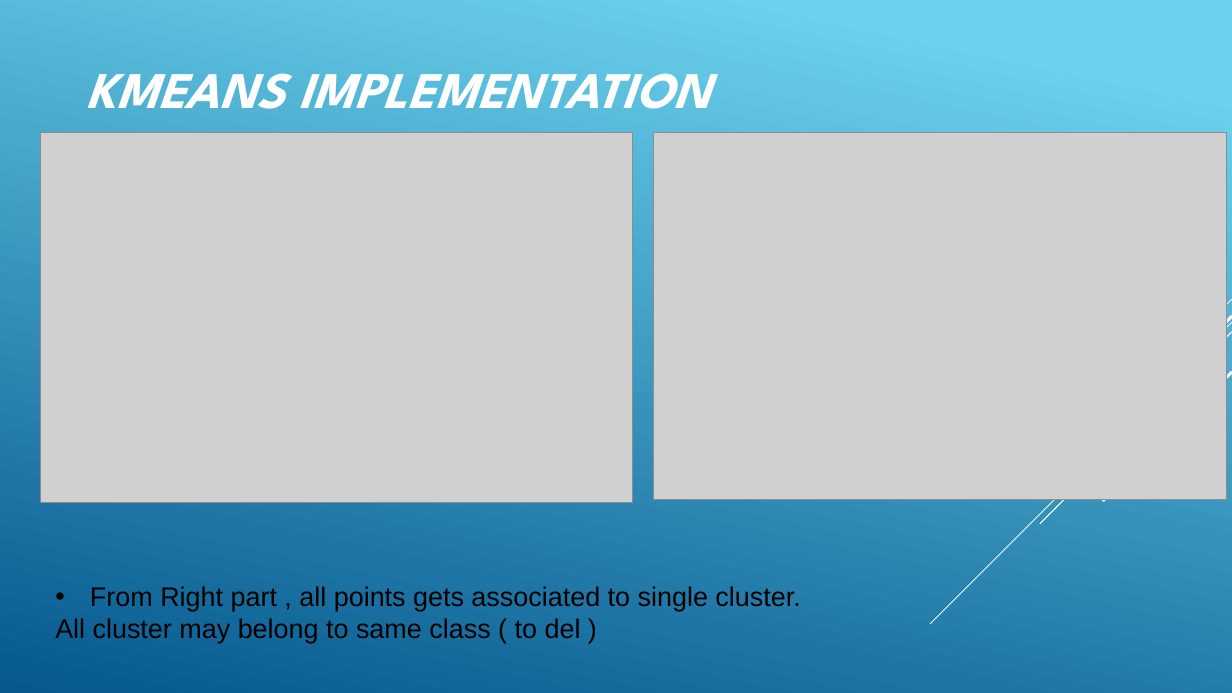
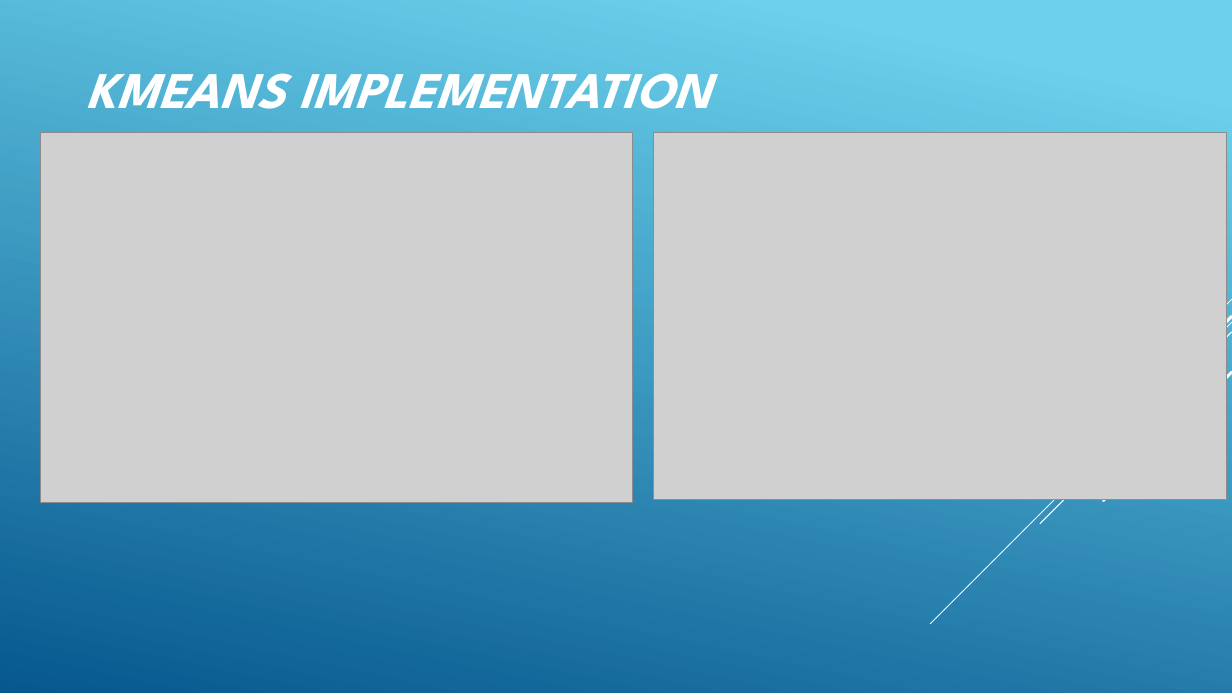
Before and after one commit to chittaranjan-rath/Parallel-Face-Recognition, a slide deck: slide 23 of Parellel_Face_Recognition_New.pptx. Drawn at 1232x693 pixels with LibreOffice and Linux fonts; fonts in the diff are those of the drawing; grey boxes stand for pictures. Boxes give left, top, right and bottom in pixels: in the first picture for what was removed or moved away, otherwise in the second. Text is boxed around its words. In the diff, an @@ line names an element or a change of style, - is before the commit and + after.

Commit message:
PPT

```diff
--- a/Parellel_Face_Recognition_New.pptx
+++ b/Parellel_Face_Recognition_New.pptx
@@ text removed at (55, 586, 800, 644) @@
-• From Right part , all points gets associated to single cluster.
-All cluster may belong to same class ( to del )
```
Also in this commit, not shown: 2 other slides changed.
